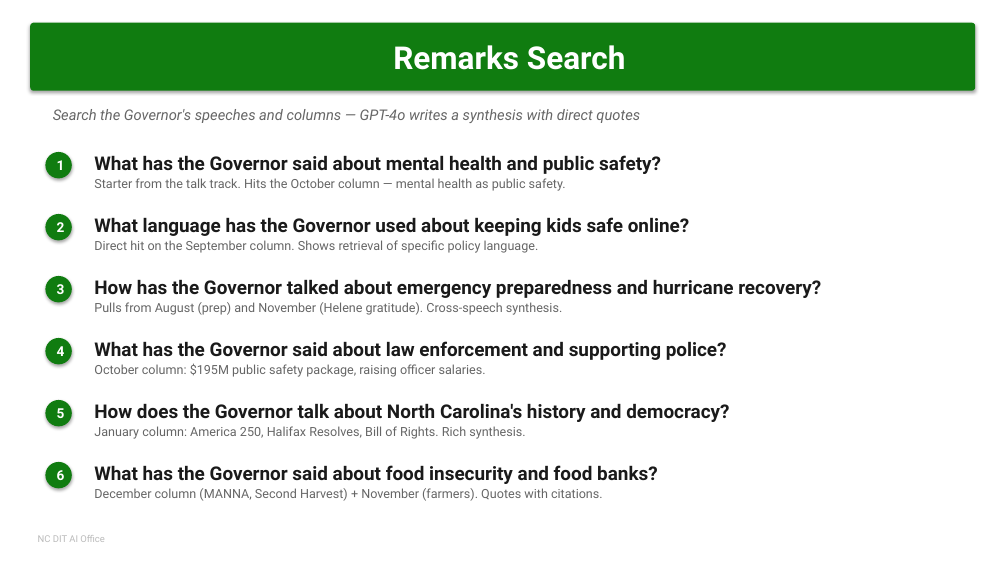
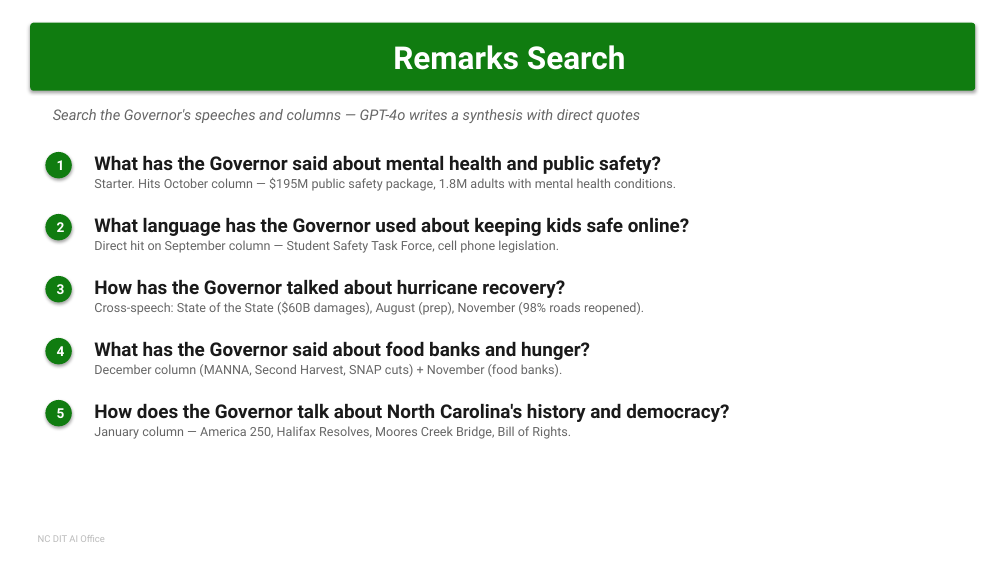
Before and after one commit to pogorman/nc-dit-ai-office-agent, a slide deck: slide 3 of docs/demo-questions.pptx. Drawn at 1008x567 pixels with LibreOffice and Linux fonts; fonts in the diff are those of the drawing. Boxes give left, top, right and bottom in pixels: in the first picture for what was removed or moved away, otherwise in the second. Text is boxed around its words. In the diff, an @@ line names an element or a change of style, - is before the commit and + after.

```diff
--- a/docs/demo-questions.pptx
+++ b/docs/demo-questions.pptx
@@ text at <box>94,177,676,191</box>: text changed @@
-Starter from the talk track. Hits the October column — mental health as public safety.
+Starter. Hits October column — $195M public safety package, 1.8M adults with mental health conditions.
@@ text at <box>94,240,559,253</box>: text changed @@
-Direct hit on the September column. Shows retrieval of specific policy language.
+Direct hit on September column — Student Safety Task Force, cell phone legislation.
@@ text at <box>94,279,644,315</box>: text changed @@
-How has the Governor talked about emergency preparedness and hurricane recovery?
-Pulls from August (prep) and November (Helene gratitude). Cross-speech synthesis.
+How has the Governor talked about hurricane recovery?
+Cross-speech: State of the State ($60B damages), August (prep), November (98% roads reopened).
@@ text at <box>94,341,590,377</box>: text changed @@
-What has the Governor said about law enforcement and supporting police?
-October column: $195M public safety package, raising officer salaries.
+What has the Governor said about food banks and hunger?
+December column (MANNA, Second Harvest, SNAP cuts) + November (food banks).
@@ text at <box>94,426,571,439</box>: text changed @@
-January column: America 250, Halifax Resolves, Bill of Rights. Rich synthesis.
+January column — America 250, Halifax Resolves, Moores Creek Bridge, Bill of Rights.
@@ ellipse removed at <box>45,462,72,488</box> @@
-6
@@ text removed at <box>94,465,658,501</box> @@
-What has the Governor said about food insecurity and food banks?
-December column (MANNA, Second Harvest) + November (farmers). Quotes with citations.
```
Also in this commit, not shown: 2 other slides changed, 9 other files.
